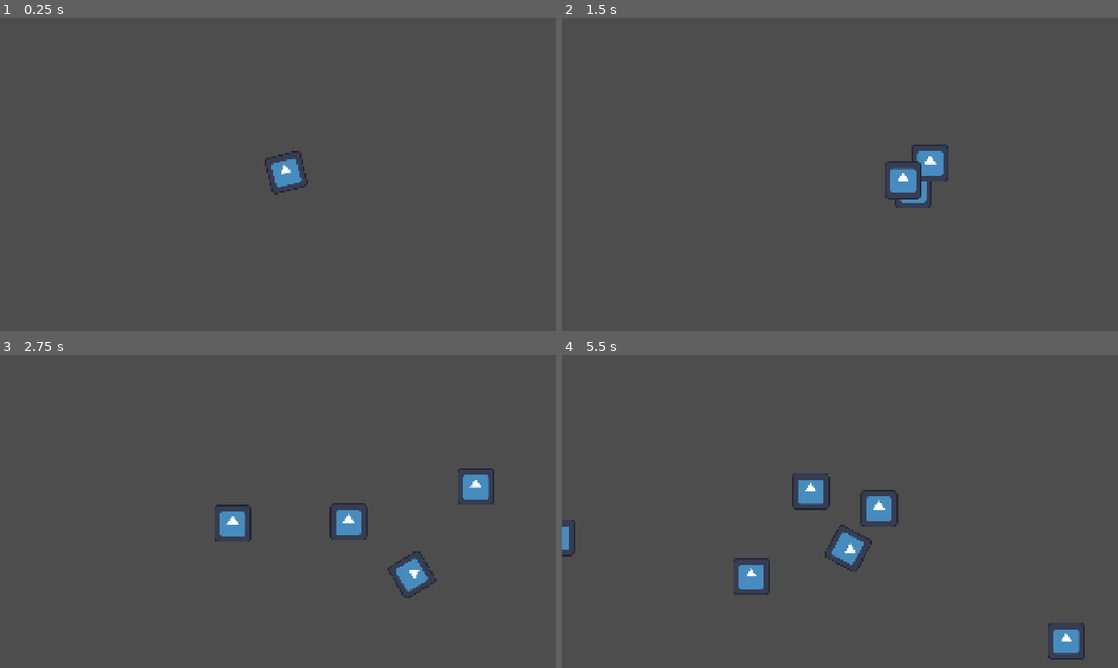
Above: before the commit, frames 1-4 (two rows, left to right).
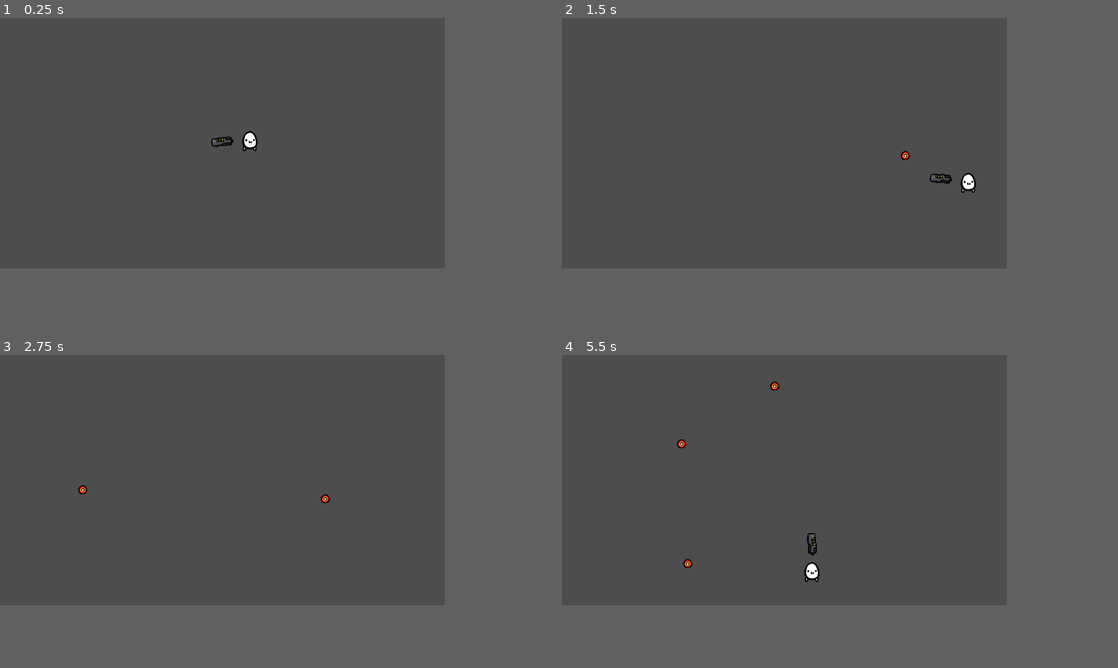
Above: after the commit, the same moments.

Repository: snowWolf350/topdown
Game: Godot game, scene res://Scenes/game.tscn
Two runs of this game, one before a commit and one after it. Both use one fixed random seed, a clock stepped at 60 frames per second and the inputs below. The engine's default icon, where the game draws it, is replaced by a stand-in: a white triangle on a blue panel in a dark square.
Inputs (mouse positions are in pixels of both pictures, inside the frame that each line leads up to):
- Up to frame 1 (0.25 s): no input
- Up to frame 2 (1.5 s): tap Enter at 0.5 s; move the mouse to (962, 158) at 0.52 s; hold D (right) 0.53-1.28 s; click (962, 158) at 0.6 s; move the mouse to (728, 190) at 1.27 s; hold S (down) from 1.28 s (still down); click (728, 190) at 1.35 s
- Up to frame 3 (2.75 s): move the mouse to (333, 442) at 2.02 s; release S (down) at 2.03 s; hold D (right) from 2.03 s (still down); click (333, 442) at 2.1 s
- Up to frame 4 (5.5 s): move the mouse to (812, 574) at 2.77 s; release D (right) at 2.78 s; hold W (up) 2.78-3.53 s; click (812, 574) at 2.85 s; move the mouse to (1006, 558) at 3.52 s; hold A (left) 3.53-5.03 s; click (1006, 558) at 3.6 s; move the mouse to (673, 464) at 4.27 s; click (673, 464) at 4.35 s; move the mouse to (867, 511) at 5.02 s; hold S (down) from 5.03 s (still down); click (867, 511) at 5.1 s
In our replay, the window is 800x450 before the commit and 640x360 after it. These sizes can differ from the game's own. Grey fills any space a smaller window leaves; there, only what the larger window draws over its background counts as a difference.

The runs differ from the first frame. In frame 1, 0.7% of the frame differs, in the area x 38-56%, y 36-57%; in frame 2, 1.3%; in frame 3, 1.9%; in frame 4, 2.8%, in the area x 0-94%, y 8-98%.

Commit message:
Added sprites and scaled down overall resolution

Diff:
--- a/Scenes/bullet.tscn
+++ b/Scenes/bullet.tscn
@@ -1,7 +1,7 @@
 [gd_scene format=3 uid="uid://byey7lf1jg5wl"]
 
-[ext_resource type="Script" uid="uid://bir80t3elrl1l" path="res://Scenes/bullet.gd" id="1_xjght"]
-[ext_resource type="Texture2D" uid="uid://fs7wy3jgo64o" path="res://Default/icon.svg" id="2_oduel"]
+[ext_resource type="Script" uid="uid://bir80t3elrl1l" path="res://Scripts/bullet.gd" id="1_xjght"]
+[ext_resource type="Texture2D" uid="uid://doico1sym2y8e" path="res://Assets/sBullet.png" id="2_oduel"]
 
 [sub_resource type="CircleShape2D" id="CircleShape2D_cuoye"]
 
--- a/Scenes/game.tscn
+++ b/Scenes/game.tscn
@@ -1,9 +1,46 @@
 [gd_scene format=3 uid="uid://bimrx2g2mqalx"]
 
-[ext_resource type="Texture2D" uid="uid://fs7wy3jgo64o" path="res://Default/icon.svg" id="1_ebmjs"]
-[ext_resource type="Script" uid="uid://4ryior8cipbc" path="res://Scenes/character_body_2d.gd" id="1_qxrlw"]
+[ext_resource type="Script" uid="uid://4ryior8cipbc" path="res://Scripts/character_body_2d.gd" id="1_qxrlw"]
+[ext_resource type="Texture2D" uid="uid://bx8g4eia8pwb7" path="res://Assets/sPlayerIdle_strip4.png" id="2_qxrlw"]
+[ext_resource type="Texture2D" uid="uid://dskdyiiepjuv2" path="res://Assets/sGun.png" id="3_wrm1d"]
 
 [sub_resource type="RectangleShape2D" id="RectangleShape2D_cuoye"]
+
+[sub_resource type="AtlasTexture" id="AtlasTexture_wrm1d"]
+atlas = ExtResource("2_qxrlw")
+region = Rect2(0, 0, 40, 40)
+
+[sub_resource type="AtlasTexture" id="AtlasTexture_3dryh"]
+atlas = ExtResource("2_qxrlw")
+region = Rect2(40, 0, 40, 40)
+
+[sub_resource type="AtlasTexture" id="AtlasTexture_wowpa"]
+atlas = ExtResource("2_qxrlw")
+region = Rect2(80, 0, 40, 40)
+
+[sub_resource type="AtlasTexture" id="AtlasTexture_i6g32"]
+atlas = ExtResource("2_qxrlw")
+region = Rect2(120, 0, 40, 40)
+
+[sub_resource type="SpriteFrames" id="SpriteFrames_oh3h3"]
+animations = [{
+"frames": [{
+"duration": 1.0,
+"texture": SubResource("AtlasTexture_wrm1d")
+}, {
+"duration": 1.0,
+"texture": SubResource("AtlasTexture_3dryh")
+}, {
+"duration": 1.0,
+"texture": SubResource("AtlasTexture_wowpa")
+}, {
+"duration": 1.0,
+"texture": SubResource("AtlasTexture_i6g32")
+}],
+"loop": 1,
+"name": &"default",
+"speed": 12.0
+}]
 
 [sub_resource type="RectangleShape2D" id="RectangleShape2D_ycag2"]
 size = Vector2(1985, 55)
@@ -11,20 +48,30 @@
 [node name="Game" type="Node2D" unique_id=927281506]
 
 [node name="Player" type="CharacterBody2D" parent="." unique_id=1388797787]
-position = Vector2(988, 533)
+position = Vector2(360, 177)
 motion_mode = 1
 script = ExtResource("1_qxrlw")
 
 [node name="CollisionShape2D" type="CollisionShape2D" parent="Player" unique_id=188950170]
 shape = SubResource("RectangleShape2D_cuoye")
 
-[node name="Sprite2D" type="Sprite2D" parent="Player" unique_id=1666125707]
-texture = ExtResource("1_ebmjs")
+[node name="AnimatedSprite2D" type="AnimatedSprite2D" parent="Player" unique_id=1407149427]
+sprite_frames = SubResource("SpriteFrames_oh3h3")
+frame_progress = 0.11011728
+
+[node name="GunPivot" type="Node2D" parent="Player" unique_id=1567654233]
+
+[node name="Sprite2D" type="Sprite2D" parent="Player/GunPivot" unique_id=1140572080]
+position = Vector2(-40, -2)
+texture = ExtResource("3_wrm1d")
+
+[node name="shootPoint" type="Node2D" parent="Player/GunPivot" unique_id=1242209814]
+position = Vector2(-56, -3)
 
 [node name="wall" type="Area2D" parent="." unique_id=1733927009]
-position = Vector2(835, -80)
+position = Vector2(333, -80)
 collision_mask = 2
 
 [node name="CollisionShape2D" type="CollisionShape2D" parent="wall" unique_id=404368603]
-position = Vector2(94.5, 17.5)
+scale = Vector2(0.51536196, 2.3488379)
 shape = SubResource("RectangleShape2D_ycag2")
--- a/Scenes/character_body_2d.gd
+++ b/Scripts/character_body_2d.gd
@@ -5,23 +5,26 @@
 
 var bulletPrefab = preload("res://Scenes/bullet.tscn")
 
+@onready var gunPivot : Node2D = $GunPivot
+@onready var shootPoint : Node2D = $GunPivot/shootPoint
+
 func _process(delta: float) -> void:
-	handleRotation(delta)
+	handleRotationShooting(delta)
 
 func _physics_process(_delta: float) -> void:
 	handleInput()
 
 
-func handleRotation(delta :float ) -> void :
+func handleRotationShooting(delta :float ) -> void :
 	var aimDir := (position - get_viewport().get_mouse_position()).normalized()
 	var aimAngle = aimDir.angle()
-	rotation = rotate_toward(rotation,aimAngle,rotateSpeed * delta)
+	gunPivot.rotation = rotate_toward(gunPivot.rotation,aimAngle,rotateSpeed * delta)
 
 	if(Input.is_action_just_pressed("shoot")):
 		var bulletSpawned : Node2D = bulletPrefab.instantiate()
 		bulletSpawned.SetAimDir(aimDir)
-		get_node("/root").add_child(bulletSpawned)
-		bulletSpawned.position = position
+		get_tree().root.add_child(bulletSpawned)
+		bulletSpawned.global_position = shootPoint.global_position
 
 func handleInput() ->void :
 	var direction := Input.get_vector("left", "right", "up", "down")
--- a/project.godot
+++ b/project.godot
@@ -17,8 +17,8 @@
 
 [display]
 
-window/size/viewport_width=1920
-window/size/viewport_height=1080
+window/size/viewport_width=640
+window/size/viewport_height=360
 window/stretch/mode="canvas_items"
 window/stretch/aspect="expand"
 
@@ -60,4 +60,5 @@
 
 [rendering]
 
+textures/canvas_textures/default_texture_filter=0
 rendering_device/driver.windows="d3d12"
Not shown, added: Assets/aBullet.wav.import
Not shown, added: Assets/aDeath.wav.import
Binary file added: Assets/sBg.png
Not shown, added: Assets/sBg.png.import
Binary file added: Assets/sBullet.png
Not shown, added: Assets/sBullet.png.import
Binary file added: Assets/sEnemyDead.png
Not shown, added: Assets/sEnemyDead.png.import
Binary file added: Assets/sEnemy_strip7.png
Not shown, added: Assets/sEnemy_strip7.png.import
Binary file added: Assets/sGun.png
Not shown, added: Assets/sGun.png.import
(and 13 more such lines)
